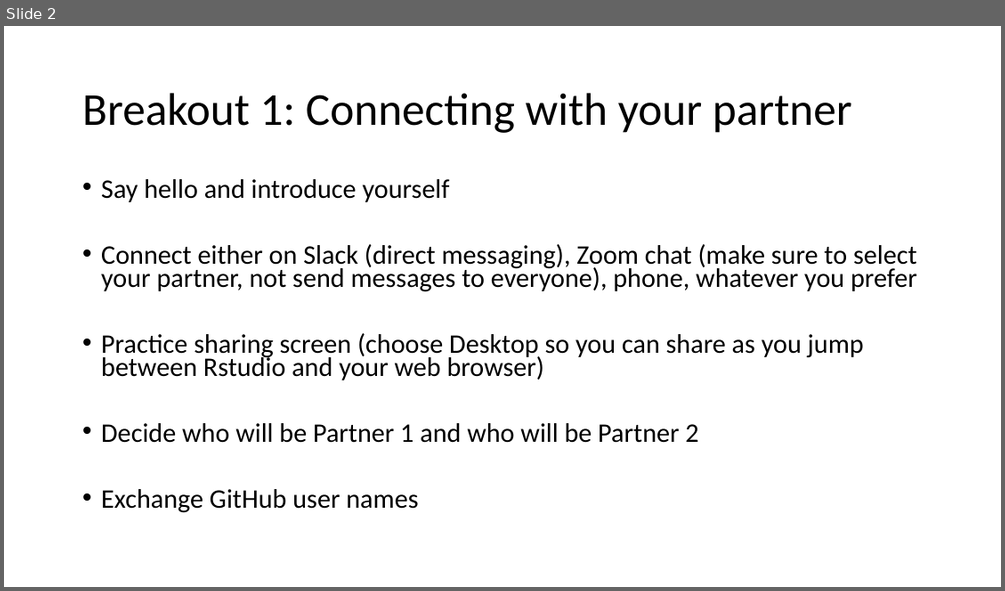
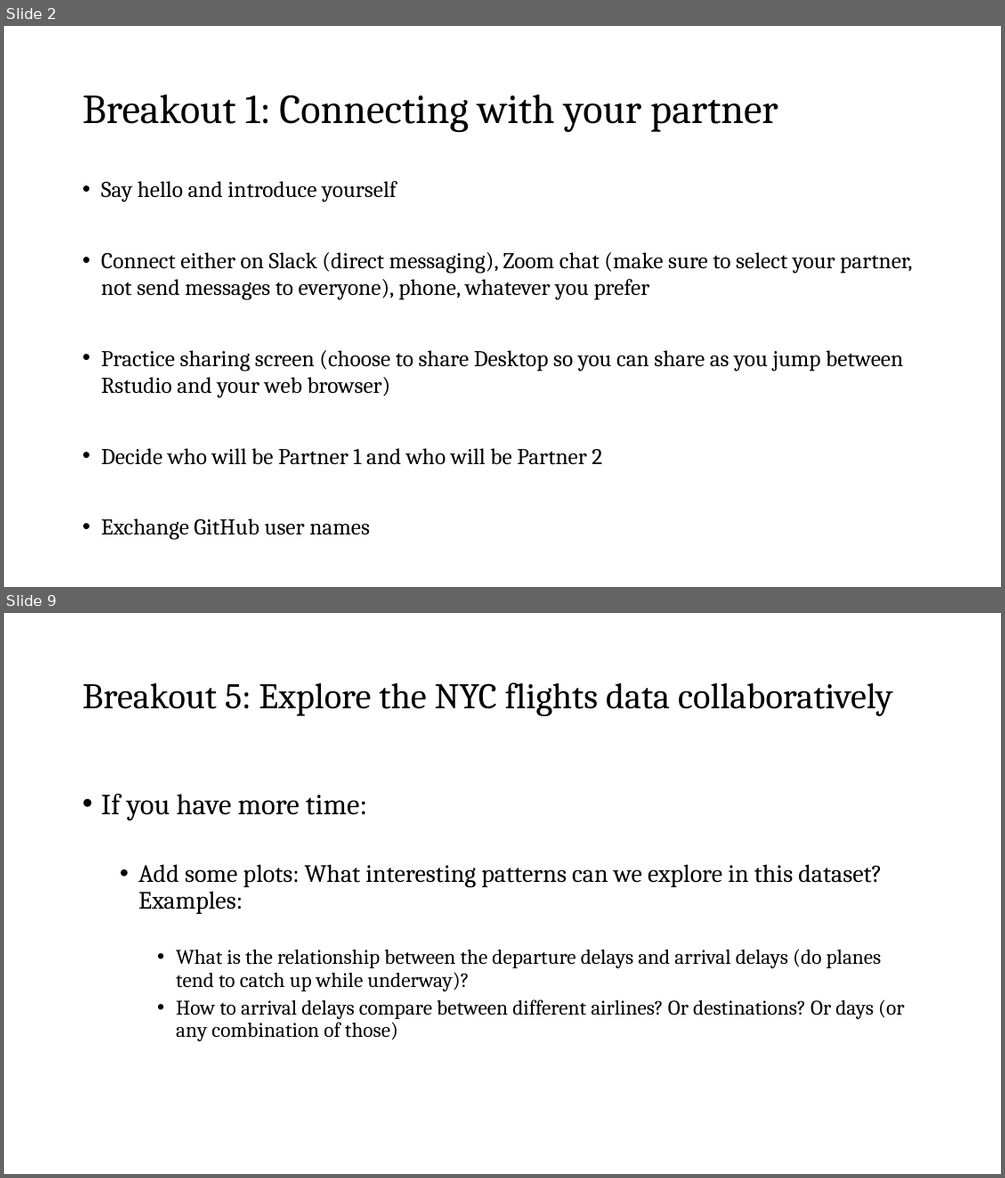
Before and after one commit to nt246/NTRES6940-data-science, a slide deck: slides/Slides_class10.pptx. Shown one above the other, each under a label of ours: slide 2 before the commit, slides 2 and 9 after it; the slides between them are not shown. The pictures are 1005x591 and 1005x1178 pixels, drawn with LibreOffice and Linux fonts; fonts in the diff are those of the drawing. Boxes give left, top, right and bottom in pixels: in the first picture for what was removed or moved away, otherwise in the second. Text is boxed around its words. In the diff, an @@ line names an element or a change of style, - is before the commit and + after.

```diff
--- a/slides/Slides_class10.pptx
+++ b/slides/Slides_class10.pptx
@@ slide 9 added at <box>4,613,1001,1174</box>, background #FFFFFF @@
@@ title added at <box>82,682,892,716</box>, 26 pt, text #000000 @@
+Breakout 5: Explore the NYC flights data collaboratively
@@ text added at <box>101,794,904,1041</box>, 15 pt, text #000000 @@
+• If you have more time:
+  • Add some plots: What interesting patterns can we explore in this dataset? Examples:
+    • What is the relationship between the departure delays and arrival delays (do planes tend to catch up while underway)?
+    • How to arrival delays compare between different airlines? Or destinations? Or days (or any combination of those)
@@ slide 2 changed as well @@
@@ title "Breakout 1: Connecting with your ..." at <box>82,95,778,132</box>: size 33 to 29.7 pt, font Calibri to Cambria @@
@@ text at <box>101,181,912,540</box>: size 19.4 to 16.3 pt, font Calibri to Cambria in "Say hello and introduce yourself", "Connect either on Slack (direct messaging), Zoom ...", "Decide who will be Partner 1 and ...", "Exchange GitHub user names"; line spacing 0.7 to 1 @@
@@ text at <box>101,350,903,398</box>: text changed; size 19.4 to 16.3 pt; font Calibri to Cambria @@
-• Practice sharing screen (choose Desktop so you can share as you jump between Rstudio and your web browser)
+• Practice sharing screen (choose to share Desktop so you can share as you jump between Rstudio and your web browser)
```
Also in this commit, not shown: 3 other slides changed, 4 other slides added, 1 other file.
